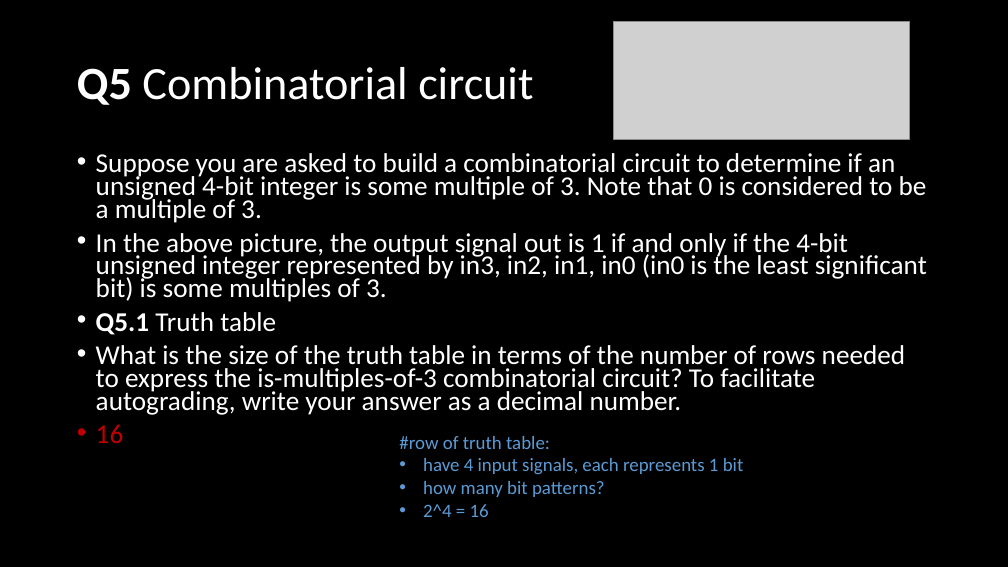
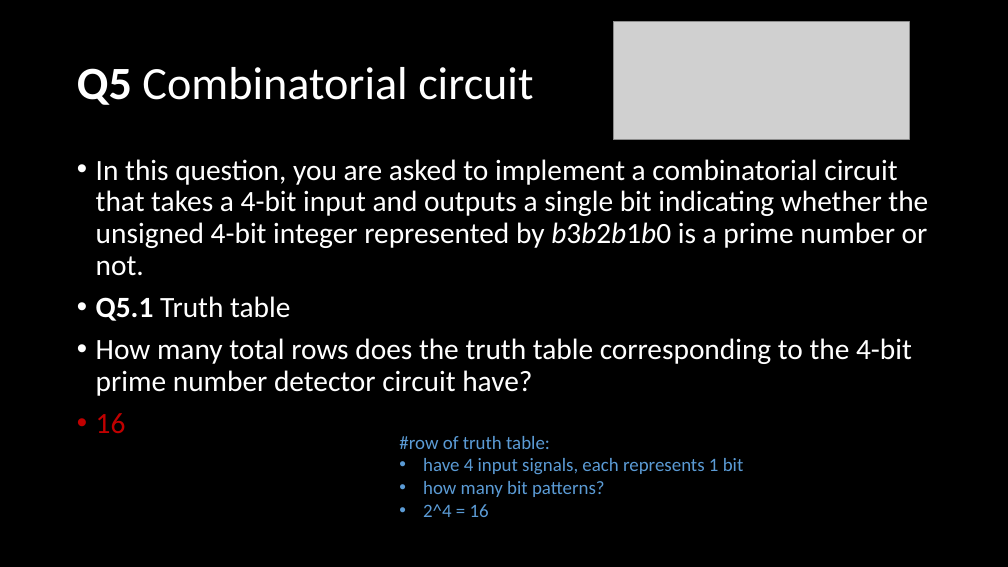
Before and after one commit to NYU-CSO/nyu-cso.github.io, a slide deck: slide 7 of rec-notes/r13.pptx (slide 13 before the commit). Drawn at 1008x567 pixels with LibreOffice and Linux fonts; fonts in the diff are those of the drawing; grey boxes stand for pictures. Boxes give left, top, right and bottom in pixels: in the first picture for what was removed or moved away, otherwise in the second. Text is boxed around its words. In the diff, an @@ line names an element or a change of style, - is before the commit and + after.

Commit message:
r13

```diff
--- a/rec-notes/r13.pptx
+++ b/rec-notes/r13.pptx
@@ text at (96,159,928,276): text changed; size 25.9 to 28 pt @@
-• Suppose you are asked to build a combinatorial circuit to determine if an unsigned 4-bit integer is some multiple of 3. Note that 0 is considered to be a multiple of 3.
-• In the above picture, the output signal out is 1 if and only if the 4-bit unsigned integer represented by in3, in2, in1, in0 (in0 is the least significant bit) is some multiples of 3.
+• In this question, you are asked to implement a combinatorial circuit that takes a 4-bit input and outputs a single bit indicating whether the unsigned 4-bit integer represented by b3b2b1b0 is a prime number or not.
@@ text at (96,296,290,433): size 25.9 to 28 pt in "Q5.1 Truth table", "16"; line spacing 0.7 to 0.9 @@
@@ text at (96,338,912,396): text changed; size 25.9 to 28 pt @@
-• What is the size of the truth table in terms of the number of rows needed to express the is-multiples-of-3 combinatorial circuit? To facilitate autograding, write your answer as a decimal number.
+• How many total rows does the truth table corresponding to the 4-bit prime number detector circuit have?
```
Also in this commit, not shown: 11 other slides changed, 42 slides added, 20 slides removed.
